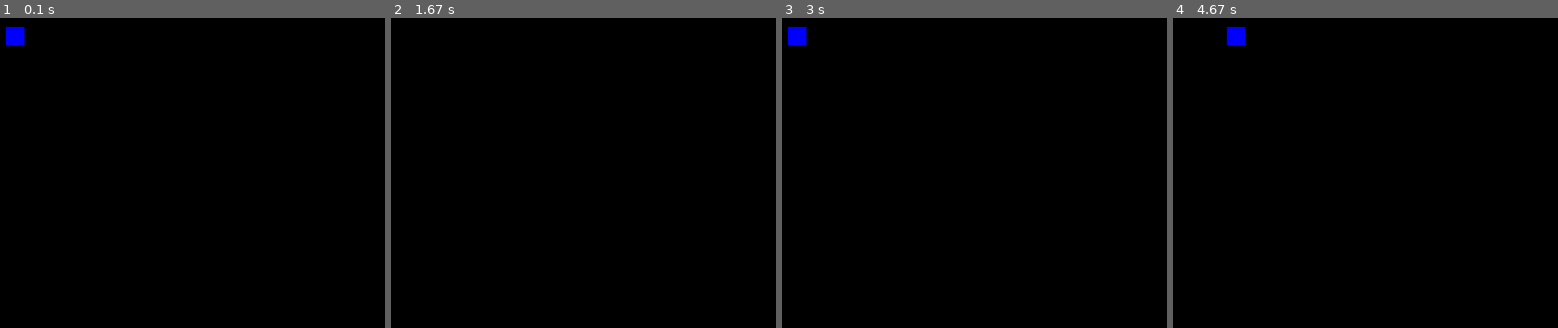
Above: before the commit, frames 1-4 (left to right).
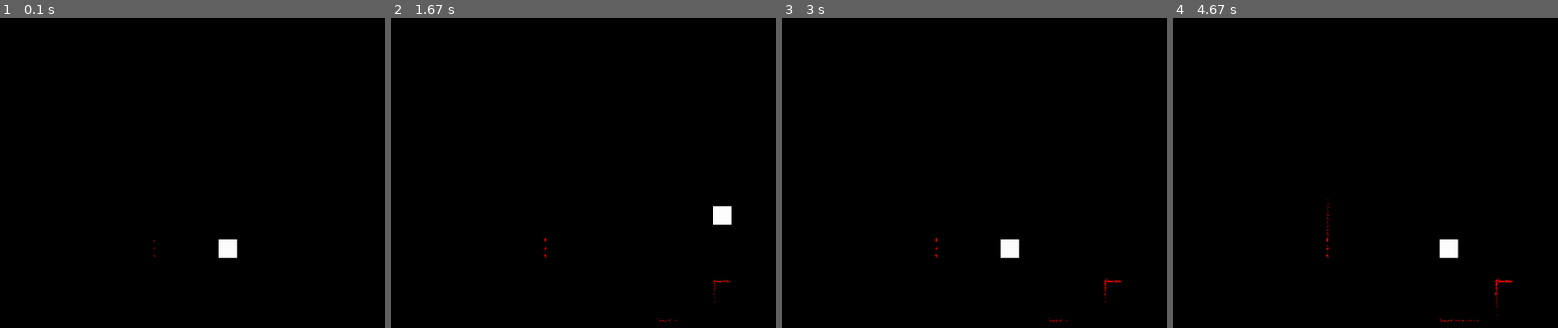
Above: after the commit, the same moments.

Repository: LuisPeMoraRod/drones_exploration_sim
Game: pygame game, started from src/main.py
The game is run twice, just before and just after one commit, with the same random seed, the same clock (stepped at 60 frames per second) and the same inputs.
Inputs:
- Up to frame 1 (0.1 s): no input
- Up to frame 2 (1.67 s): hold Right 0.33-0.8 s; hold Up 0.83-1.13 s; hold Right 1.17-1.63 s
- Up to frame 3 (3 s): hold Left 1.67-2.2 s; hold Down 2.23-2.53 s; hold Left 2.57-2.97 s
- Up to frame 4 (4.67 s): hold Up 3-3.37 s; hold Right 3.4-4.03 s; hold Down 4.07-4.43 s; hold Left from 4.47 s (still down)

The runs differ from the first frame. In frame 1, 0.6% of the frame differs, in the area x 1-62%, y 2-78%; in frame 2, 0.4%; in frame 3, 0.7%; in frame 4, 0.8%, in the area x 13-89%, y 2-99%.

Commit message:
feat(robot): add wall collision logic

Diff:
--- a/src/main.py
+++ b/src/main.py
@@ -19,7 +19,7 @@
     map.infoMap = map.map.copy()
 
     # Initalize single robot
-    robot = robot.Robot(map.map, (0, 0))
+    robot = robot.Robot(map.map, map.externalMap, (300, 300))
 
     # Initialize Pygame
     pygame.init()
--- a/src/robot.py
+++ b/src/robot.py
@@ -1,4 +1,4 @@
-from constants import ROBOT_DIMENSIONS, COLORS, SPEED
+from constants import ROBOT_DIMENSIONS, COLORS, SPEED, DIRECTIONS
 import math
 import pygame
 
@@ -7,17 +7,19 @@
     def __init__(
         self,
         surface: pygame.Surface,
+        map: pygame.Surface,
         initialPos: tuple,
-        color: str = COLORS["BLUE"],
+        color: str = COLORS["WHITE"],
         speed: int = SPEED,
     ) -> None:
+        self.map = map
         self.dimensions = ROBOT_DIMENSIONS
         self.position = [
             initialPos[0] + self.dimensions[0] // 2,
             initialPos[1] + self.dimensions[1] // 2,
         ]
         self.color = color
-        self.direction = 0
+        self.direction = DIRECTIONS["RIGHT"]
         self.surface = surface
         self.speed = speed
 
@@ -29,8 +31,8 @@
             surface,
             self.color,
             (
-                self.position[0],
-                self.position[1],
+                self.position[0] - self.dimensions[0] // 2,
+                self.position[1] - self.dimensions[1] // 2,
                 self.dimensions[0],
                 self.dimensions[1],
             ),
@@ -41,11 +43,73 @@
         keys = pygame.key.get_pressed()
 
         # Move the square
+        if keys[pygame.K_UP]:
+            self.direction = DIRECTIONS["UP"]
+            if not self.isWall():
+                self.moveUp()
+        if keys[pygame.K_DOWN]:
+            self.direction = DIRECTIONS["DOWN"]
+            if not self.isWall():
+                self.moveDown()
         if keys[pygame.K_LEFT]:
-            self.position[0] -= self.speed
+            self.direction = DIRECTIONS["LEFT"]
+            if not self.isWall():
+                self.moveLeft()
         if keys[pygame.K_RIGHT]:
-            self.position[0] += self.speed
-        if keys[pygame.K_UP]:
-            self.position[1] -= self.speed
-        if keys[pygame.K_DOWN]:
-            self.position[1] += self.speed
+            self.direction = DIRECTIONS["RIGHT"]
+            if not self.isWall():
+                self.moveRight()
+
+    def isWall(self) -> bool:
+        """
+        Check if the robot hits the wall.
+        """
+        horizontalCheck = self.dimensions[0] // 2 + self.speed
+        verticalCheck = self.dimensions[1] // 2 + self.speed
+
+        if self.direction == DIRECTIONS["UP"]:
+            if self.position[1] - verticalCheck <= 0:
+                return True
+            if (
+                self.map.get_at((self.position[0], self.position[1] - verticalCheck))
+                == COLORS["BLACK"]
+            ):
+                return True
+        elif self.direction == DIRECTIONS["DOWN"]:
+            if self.position[1] + verticalCheck >= self.surface.get_height():
+                return True
+            if (
+                self.map.get_at((self.position[0], self.position[1] + verticalCheck))
+                == COLORS["BLACK"]
+            ):
+                return True
+        elif self.direction == DIRECTIONS["LEFT"]:
+            if self.position[0] - horizontalCheck <= 0:
+                return True
+            if (
+                self.map.get_at((self.position[0] - horizontalCheck, self.position[1]))
+                == COLORS["BLACK"]
+            ):
+                return True
+        elif self.direction == DIRECTIONS["RIGHT"]:
+            if self.position[0] + horizontalCheck >= self.surface.get_width():
+                return True
+            if (
+                self.map.get_at((self.position[0] + horizontalCheck, self.position[1]))
+                == COLORS["BLACK"]
+            ):
+                return True
+
+        return False
+
+    def moveUp(self):
+        self.position[1] -= self.speed
+
+    def moveDown(self):
+        self.position[1] += self.speed
+
+    def moveLeft(self):
+        self.position[0] -= self.speed
+
+    def moveRight(self):
+        self.position[0] += self.speed
